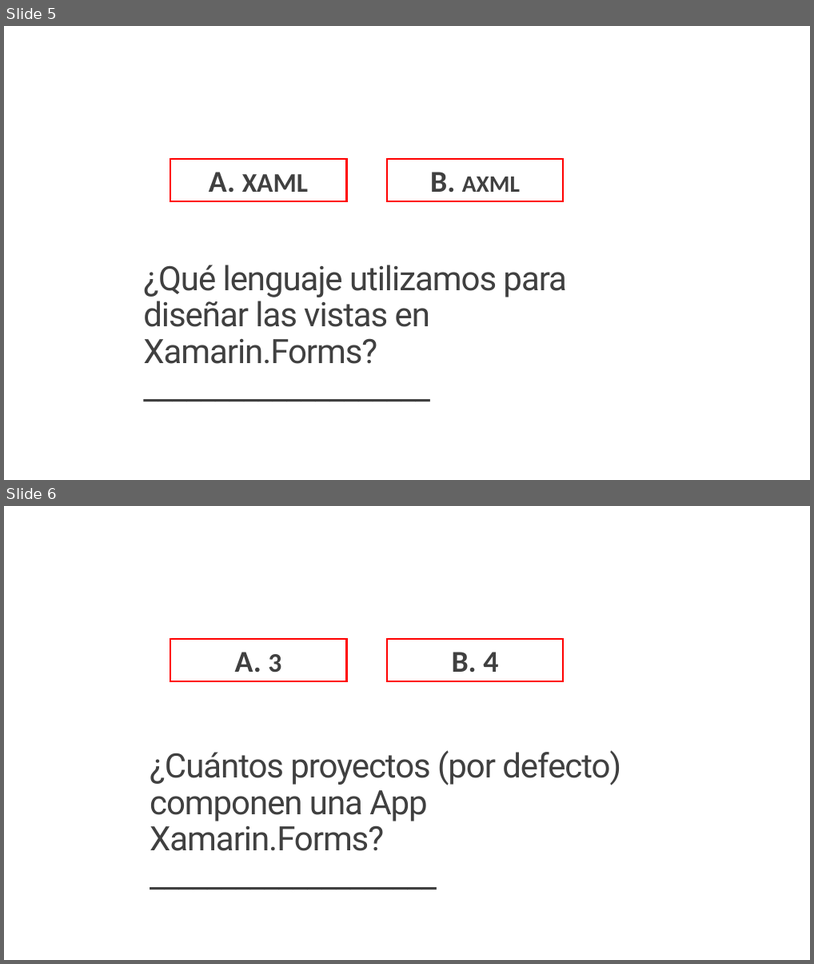
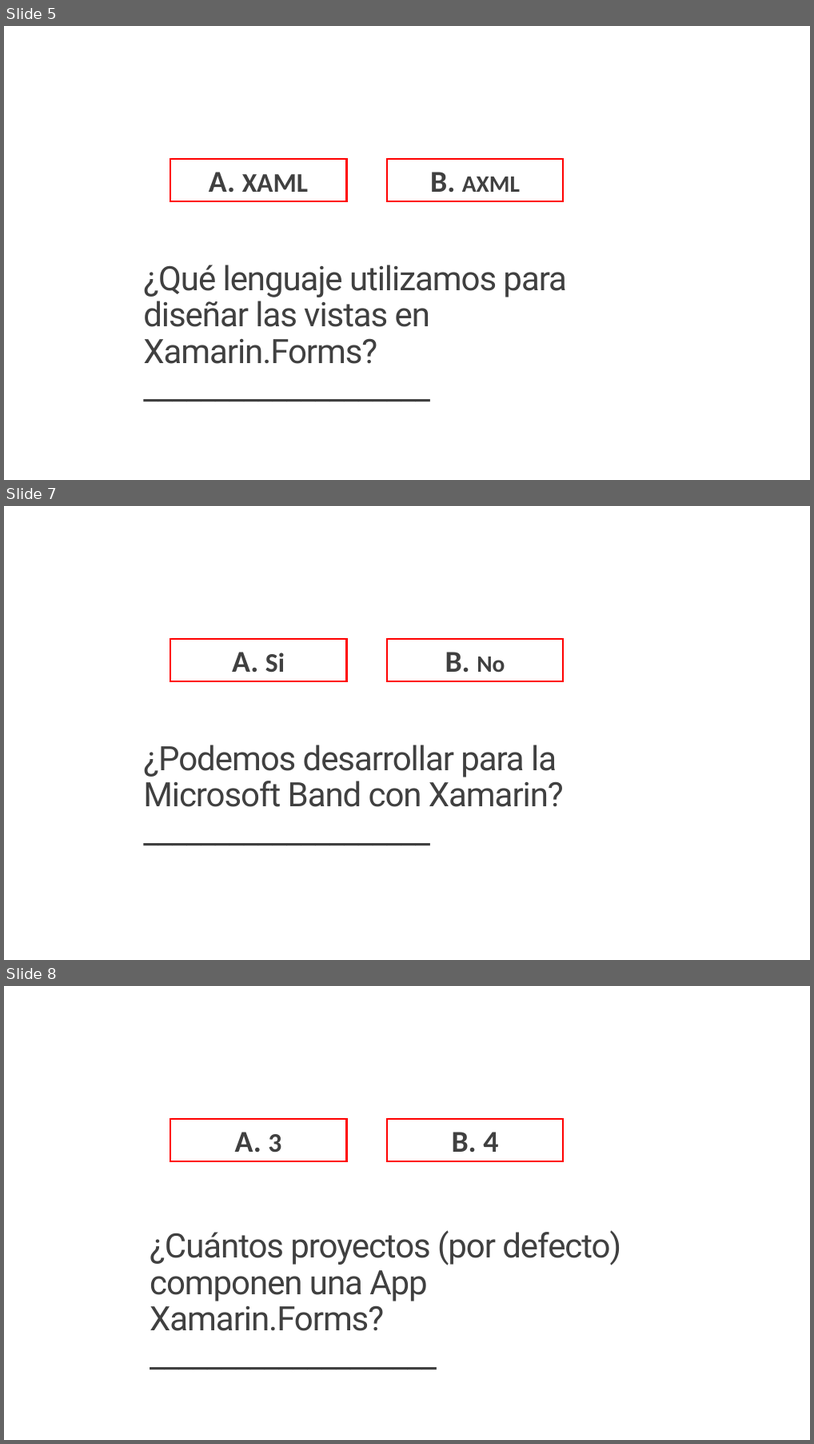
Before and after one commit to jsuarezruiz/Events, a slide deck: Xamarin 4 Party/03. Xamarin 4 Contest.pptx. Shown one above the other, each under a label of ours: slides 5 and 6 before the commit, slides 5, 7 and 8 after it; the slides between them are not shown. The pictures are 814x964 and 814x1444 pixels, drawn with LibreOffice and Linux fonts; fonts in the diff are those of the drawing. Boxes give left, top, right and bottom in pixels: in the first picture for what was removed or moved away, otherwise in the second. Text is boxed around its words. In the diff, an @@ line names an element or a change of style, - is before the commit and + after.

```diff
--- a/Xamarin 4 Party/03. Xamarin 4 Contest.pptx
+++ b/Xamarin 4 Party/03. Xamarin 4 Contest.pptx
@@ slide 7 added at (x1=4, y1=506, x2=810, y2=960), background #FFFFFF @@
@@ rectangle added at (x1=170, y1=639, x2=347, y2=681), outline #FF0000 2.25 pt, 36 pt, text #404040, bold @@
+A. Si
@@ rectangle added at (x1=387, y1=639, x2=563, y2=681), outline #FF0000 2.25 pt, 36 pt, text #404040, bold @@
+B. No
@@ title added at (x1=143, y1=744, x2=564, y2=807), 40 pt, text #404040 @@
+¿Podemos desarrollar para la Microsoft Band con Xamarin?
+____________________
@@ what was slide 6 is now slide 8 @@
```
Also in this commit, not shown: 7 other slides added, 1 other file.
